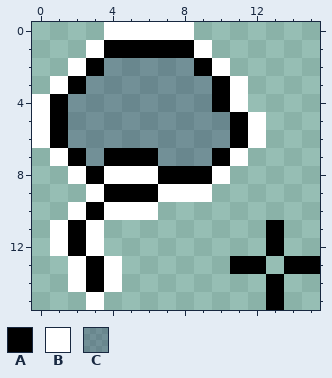
Pixel-art sprite: Pinta.Resources/Resources/Cursor.LassoSelect.png. The picture above is the old version.
The file is 16x16 pixels.
Palette (. is transparent): A #000000  B #ffffff  C #08084040
Pixels before, first column x 0:
 0 ....BBBBB.......
 1 ...BAAAAAB......
 2 ..BACCCCCAB.....
 3 .BACCCCCCCAB....
 4 BACCCCCCCCAB....
 5 BACCCCCCCCCAB...
 6 BACCCCCCCCCAB...
 7 .BACAAACCCAB....
 8 ..BABBBAAAB.....
 9 ...BAAABBB......
10 ..BABBB.........
11 .BAB.........A..
12 .BAB.........A..
13 ..BAB......AA.AA
14 ..BAB........A..
15 ...B.........A..
The result:
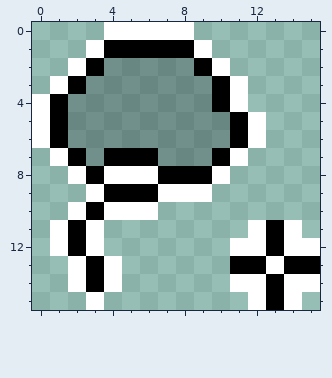
Message: [Fixes bug #1179897] Update mouse cursors for tools to make them visible on black background
Edits made:
colour C: #08084040 -> #02021040
y 11: x 12 . -> B; x 14 . -> B
y 12: x 11..12 .. -> BB; x 14..15 .. -> BB
y 13: x 13 . -> B
y 14: x 11..12 .. -> BB; x 14..15 .. -> BB
y 15: x 12 . -> B; x 14 . -> B
